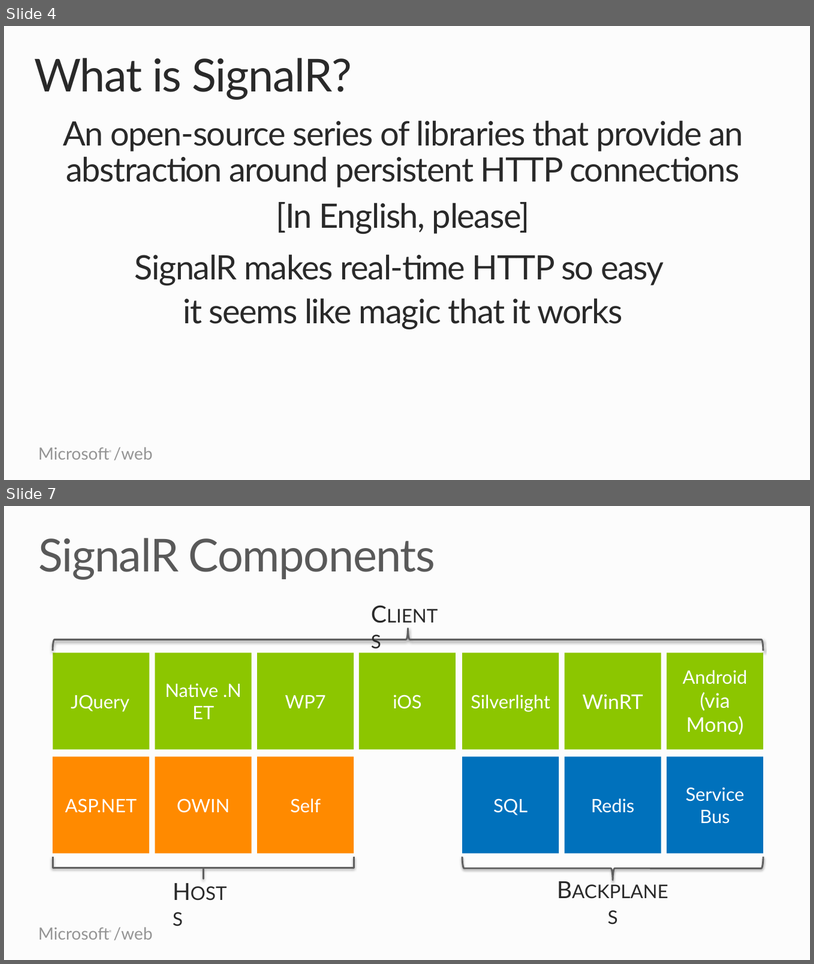
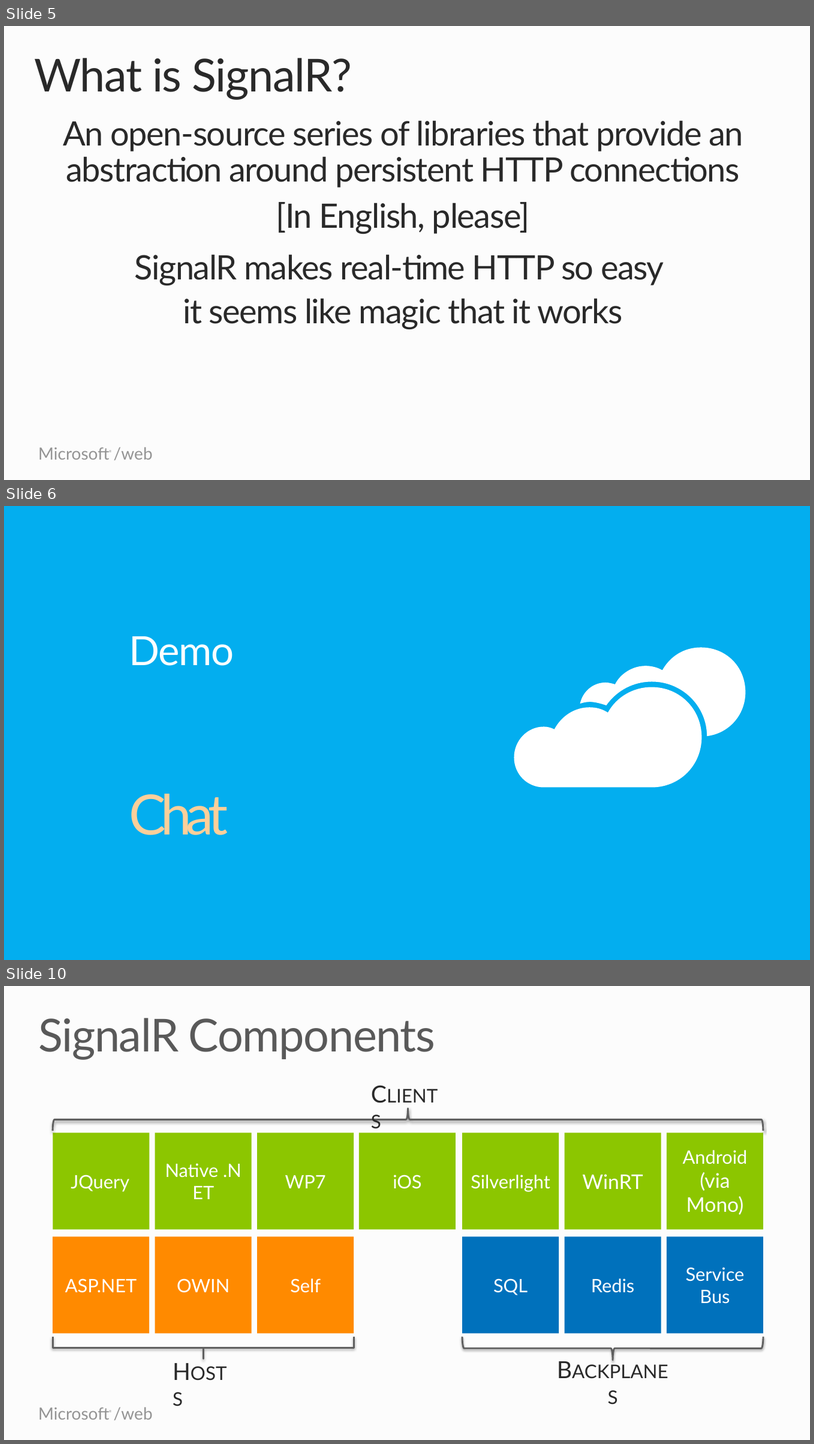
Before and after one commit to Microsoft-Web/PRESENTATION-RealtimeCommunicationsWithSignalR, a slide deck: RealtimeCommunicationsWithSignalR.pptx. Shown one above the other, each under a label of ours: slides 4 and 7 before the commit, slides 5, 6 and 10 after it; the slides between them are not shown. The pictures are 814x964 and 814x1444 pixels, drawn with LibreOffice and Linux fonts; fonts in the diff are those of the drawing. Boxes give left, top, right and bottom in pixels: in the first picture for what was removed or moved away, otherwise in the second. Text is boxed around its words. In the diff, an @@ line names an element or a change of style, - is before the commit and + after.

```diff
--- a/RealtimeCommunicationsWithSignalR.pptx
+++ b/RealtimeCommunicationsWithSignalR.pptx
@@ slide 6 added at [4,506,810,960], background #00AEEF @@
@@ title added at [129,636,234,666], 48 pt, text #FFFFFF at 98% opacity @@
+Demo
@@ freeform shape added at [581,648,746,736], fill #FFFFFF @@
@@ freeform shape added at [515,687,702,787], fill #FFFFFF @@
@@ text added at [129,793,228,835], 66 pt, text #FFD099 @@
+Chat
@@ what was slide 4 is now slide 5 @@
@@ what was slide 7 is now slide 10 @@
```
Also in this commit, not shown: 2 slides changed, 3 other slides added, 1 other file.
